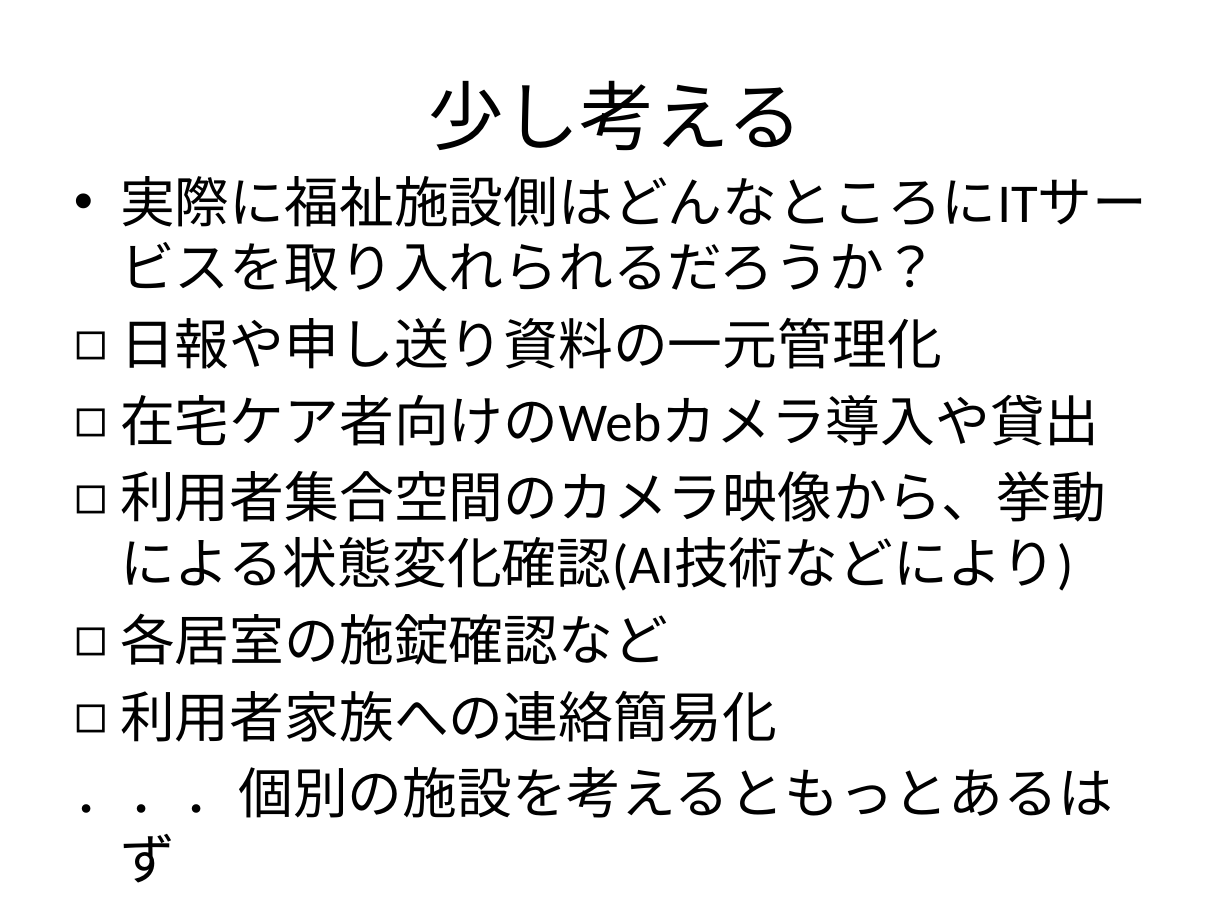
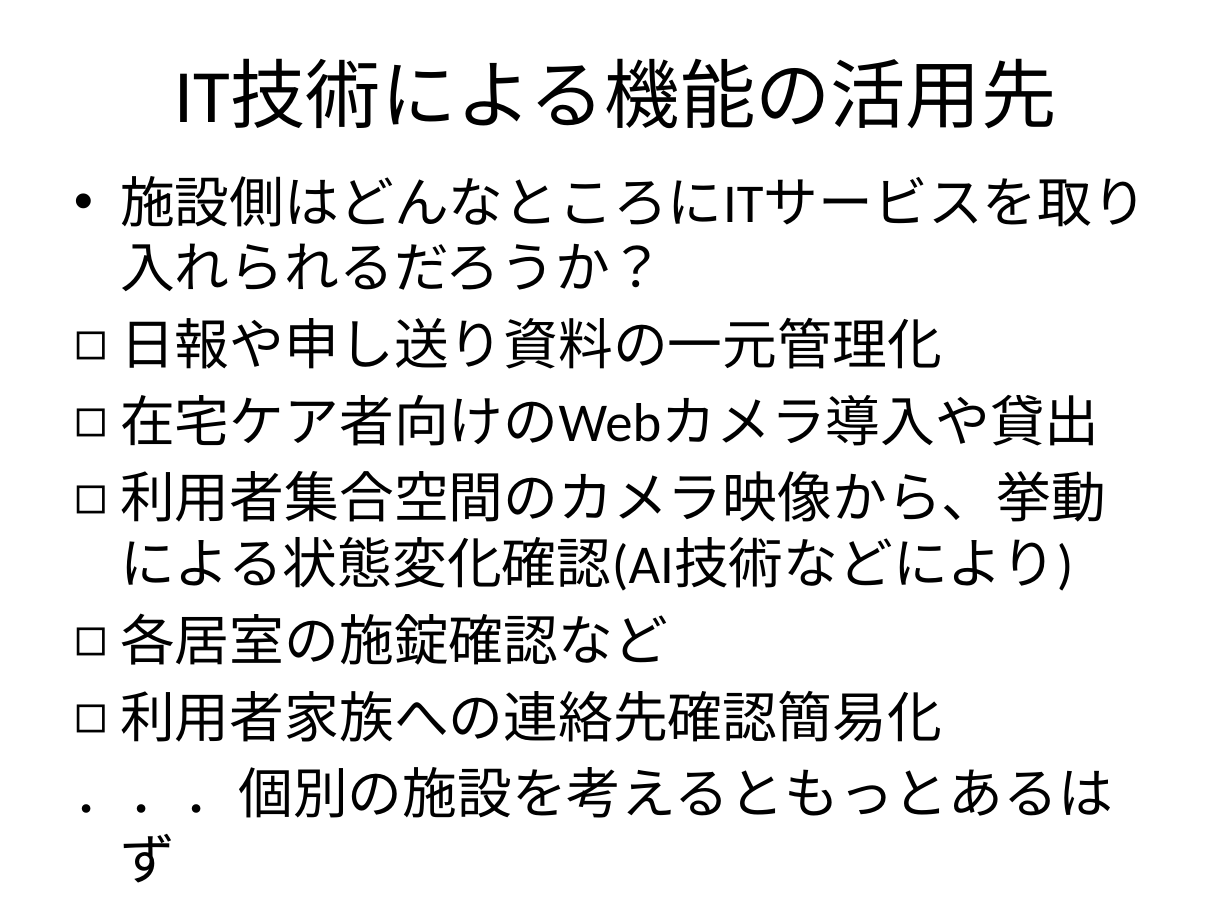
Before and after one commit to tasto/util, a slide deck: slide 7 of 資料/福祉ITコンサルの可能性について.pptx (slide 3 before the commit). Drawn at 1232x924 pixels with LibreOffice and Linux fonts; fonts in the diff are those of the drawing. Boxes give left, top, right and bottom in pixels: in the first picture for what was removed or moved away, otherwise in the second. Text is boxed around its words. In the diff, an @@ line names an element or a change of style, - is before the commit and + after.

```diff
--- a/資料/福祉ITコンサルの可能性について.pptx
+++ b/資料/福祉ITコンサルの可能性について.pptx
@@ title at box(175, 60, 1057, 129): text changed @@
-少し考える
+IT技術による機能の活用先
@@ text at box(120, 176, 1147, 227): text changed @@
-• 実際に福祉施設側はどんなところにITサービスを取り入れられるだろうか？
+• 施設側はどんなところにITサービスを取り入れられるだろうか？
@@ text at box(120, 691, 942, 742): text changed @@
-◻ 利用者家族への連絡簡易化
+◻ 利用者家族への連絡先確認簡易化
```
Also in this commit, not shown: 9 other slides changed, 11 slides added, 1 slide removed.
